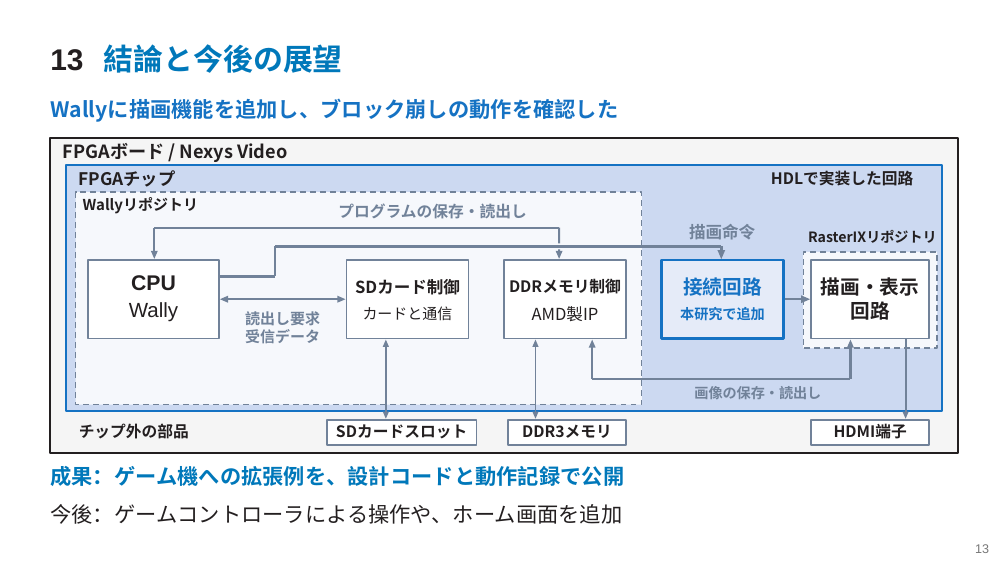
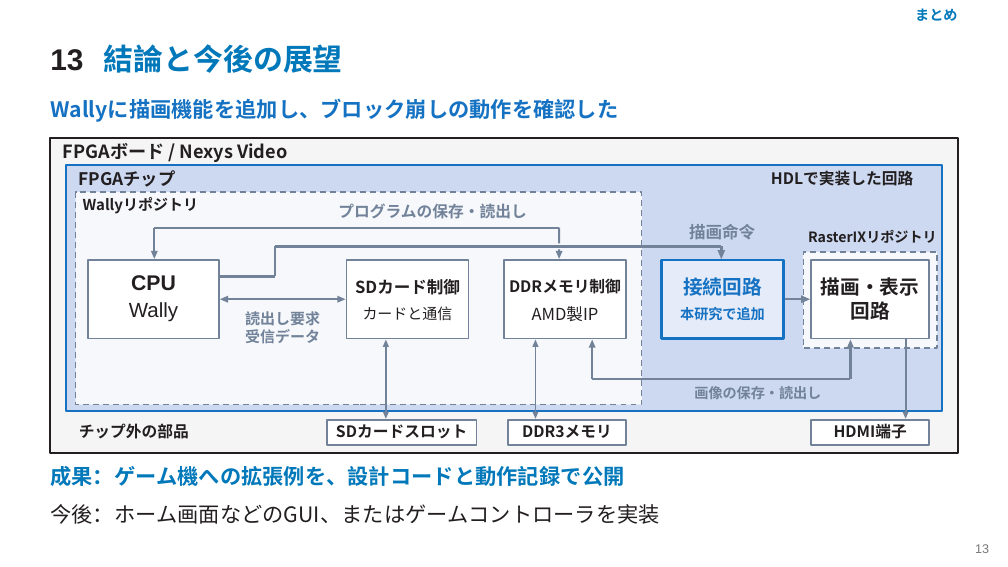
Before and after one commit to SoshiroFujimori/wally-game-console-research, a slide deck: slide 13 of docs/presentation/中間発表_主要事項.pptx. Drawn at 1008x567 pixels with LibreOffice and Linux fonts; fonts in the diff are those of the drawing. Boxes give left, top, right and bottom in pixels: in the first picture for what was removed or moved away, otherwise in the second. Text is boxed around its words. In the diff, an @@ line names an element or a change of style, - is before the commit and + after.

```diff
--- a/docs/presentation/中間発表_主要事項.pptx
+++ b/docs/presentation/中間発表_主要事項.pptx
@@ text added at (x1=915, y1=8, x2=957, y2=21), 13.5 pt, text #0078BA, bold @@
+まとめ
@@ text at (x1=50, y1=504, x2=660, y2=524): text changed @@
-今後：ゲームコントローラによる操作や、ホーム画面を追加
+今後：ホーム画面などのGUI、またはゲームコントローラを実装
```
Also in this commit, not shown: 23 other slides changed, 2 slides added, 3 slides removed, 40 other files.
